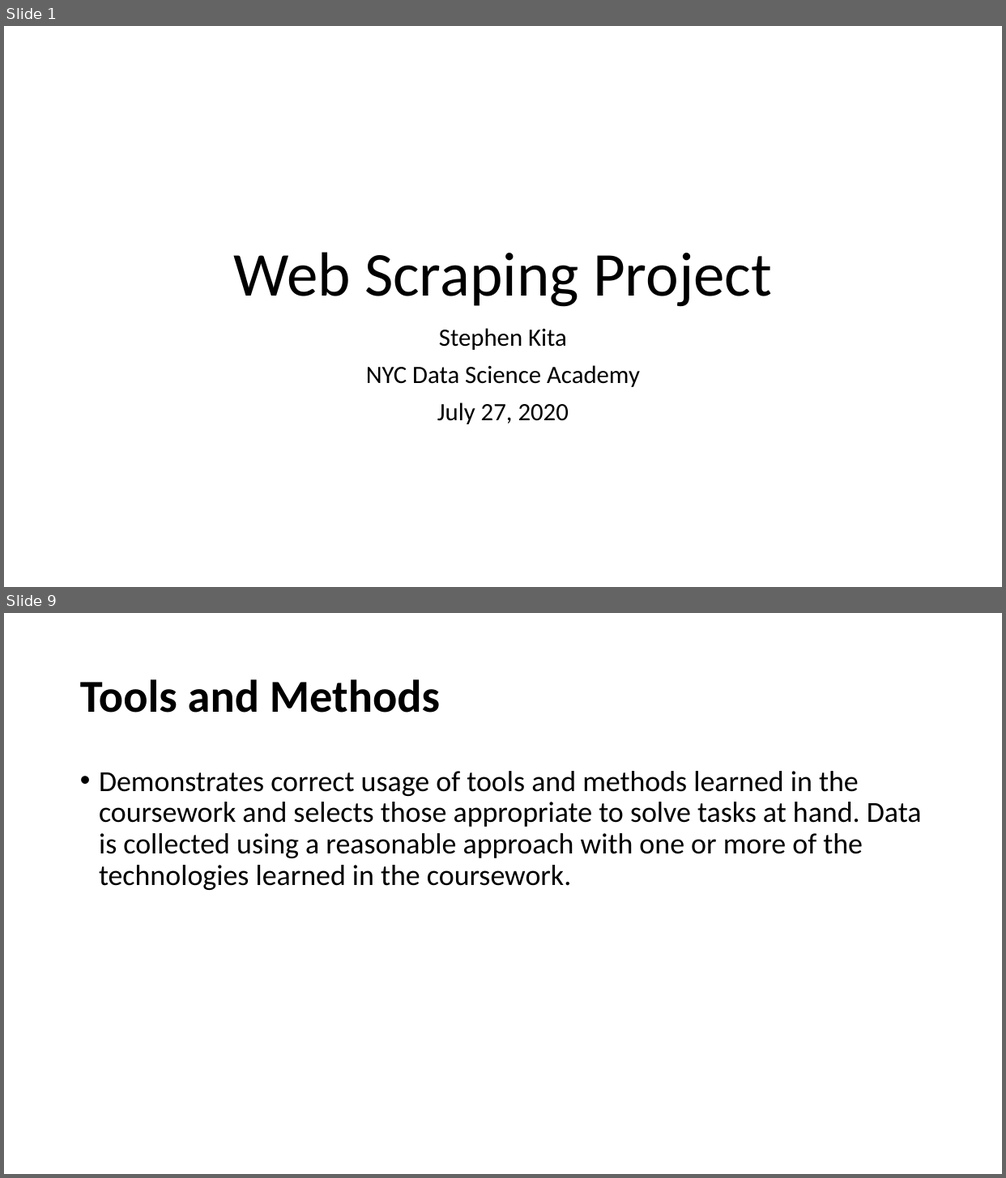
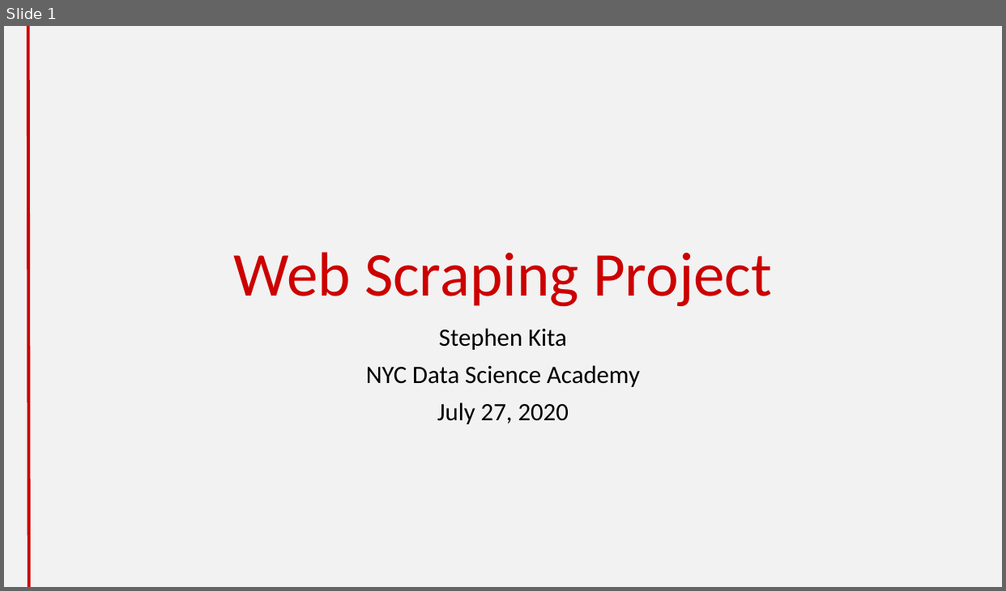
Before and after one commit to cheetahskita/dsa-projects, a slide deck: 1-web-scraping/Web Scraping Project.pptx. Shown one above the other, each under a label of ours: slides 1 and 9 before the commit, slide 1 after it; the slides between them are not shown. The pictures are 1006x1178 and 1006x591 pixels, drawn with LibreOffice and Linux fonts; fonts in the diff are those of the drawing. Boxes give left, top, right and bottom in pixels: in the first picture for what was removed or moved away, otherwise in the second. Text is boxed around its words. In the diff, an @@ line names an element or a change of style, - is before the commit and + after.

Commit message:
final draft of project

```diff
--- a/1-web-scraping/Web Scraping Project.pptx
+++ b/1-web-scraping/Web Scraping Project.pptx
@@ slide 9 removed at box(4, 613, 1002, 1174), background #FFFFFF @@
@@ title removed at box(80, 679, 440, 713) @@
-Tools and Methods
@@ text removed at box(99, 771, 922, 890) @@
-• Demonstrates correct usage of tools and methods learned in the coursework and selects those appropriate to solve tasks at hand. Data is collected using a reasonable approach with one or more of the technologies learned in the coursework.
@@ slide 1 changed as well @@
@@ background #FFFFFF to #F2F2F2 @@
@@ line added from (28, 26) to (28, 587), #CC0000 3 pt @@
@@ title "Web Scraping Project" at box(233, 252, 772, 307): text colour #000000 to #CC0000 @@
```
Also in this commit, not shown: 4 other slides changed, 7 slides added, 5 other slides removed, 13 other files.
